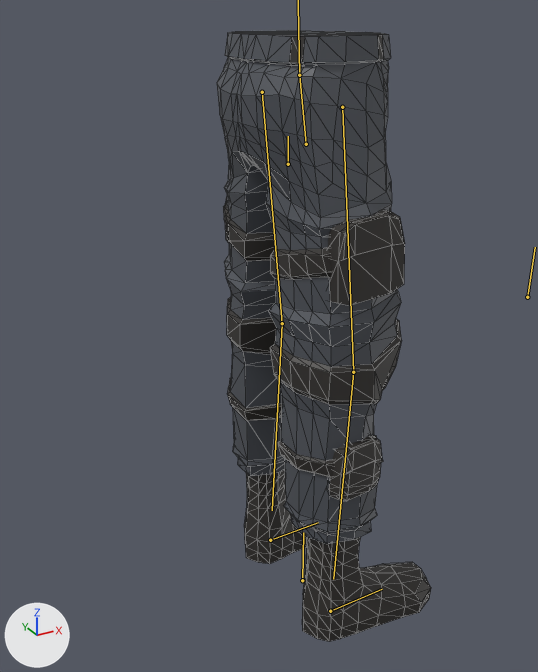
An edit to the glTF model 3D作品/Asset/Models/Characters/Player/Player_LowerBody_3.gltf, drawn before and after from the same camera.
Camera for both pictures: a 50 mm camera at (-0.578, -1.037, 1.092) aimed at (0.005, 0.023, 0.562). The axes (+X, +Y, +Z) are drawn at lower left. The lights are the same throughout. The bones that bend it are drawn over the model as lines. Mesh edges are drawn as thin lines.
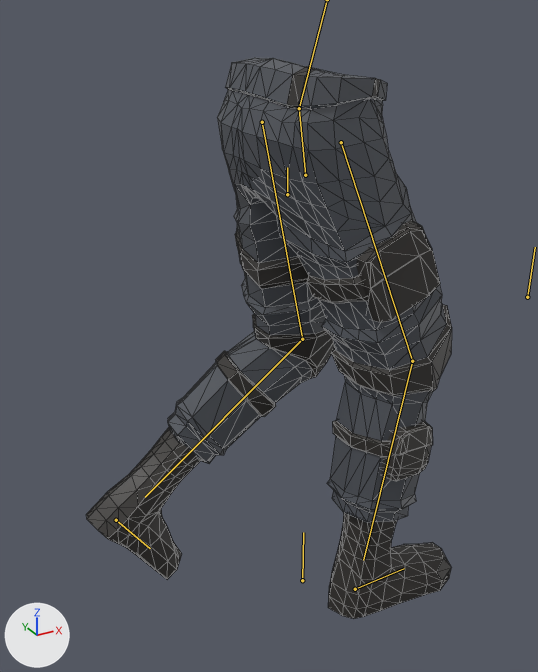
The newer file adds an action. The first version stands in its rest pose; the second is drawn at frame 22 of the action 'Reload_Walk'.

Pixel boxes (x1, y1, x2, y2) of what changed, in the pictures (538 x 672 px):
'Cube.023', posed (51% wider, 9% shorter)
    before: (217, 30, 405, 544)
    after: (168, 57, 452, 523)
'Cube.024', posed
    before: (244, 470, 431, 642)
    after: (86, 427, 451, 619)
bone 'Body', root to tip
    before: (288, 164) to (288, 136)
    after: (287, 194) to (287, 167)
bone 'UpperLeg.L', root to tip
    before: (262, 92) to (282, 323)
    after: (262, 122) to (302, 339)
bone 'LowerLeg.L', root to tip
    before: (282, 323) to (272, 510)
    after: (302, 339) to (145, 497)
bone 'UpperLeg.R', root to tip
    before: (342, 107) to (353, 372)
    after: (341, 142) to (412, 361)
bone 'LowerLeg.R', root to tip
    before: (353, 372) to (333, 579)
    after: (412, 361) to (363, 560)
bone 'Foot.L', root to tip
    before: (270, 540) to (318, 522)
    after: (116, 520) to (150, 548)
bone 'Foot.R', root to tip
    before: (330, 611) to (382, 589)
    after: (355, 589) to (404, 568)

The change in detail:
Bone 'Body' (bone_body) moves from (0.0, 0.0, 0.0) to (0.0, -0.049, 0.0).
Bone 'Abdomen' (bone_abdomen) turns from (0, 0, 0) to (19, 0, 0) degrees about its own x, y and z.
Bone 'UpperLeg.L' (bone_upperleg_l) turns from (0, 0, 0) to (0, 0, 6) degrees about its own x, y and z.
Bone 'LowerLeg.L' (bone_lowerleg_l) turns from (0, 0, 0) to (57, 0, 0) degrees about its own x, y and z.
Bone 'UpperLeg.R' (bone_upperleg_r) turns from (0, 0, 0) to (1, 2, -18) degrees about its own x, y and z.
Bone 'LowerLeg.R' (bone_lowerleg_r) turns from (0, 0, 0) to (25, 0, 0) degrees about its own x, y and z.
Bone 'Foot.L' (bone_foot_l) moves from (0.0, 0.0, 0.0) to (0.0, -0.335, -0.18).
Bone 'Foot.L' (bone_foot_l) turns from (0, 0, 0) to (57, 0, -10) degrees about its own x, y and z.
Bone 'Foot.R' (bone_foot_r) moves from (0.0, 0.0, 0.0) to (0.026, 0.075, -0.001).
